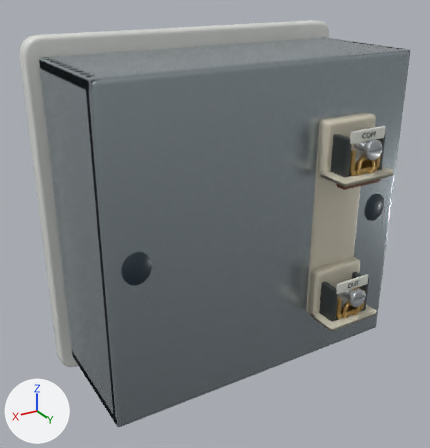
Before and after pictures for a commit that changed the Blender file authoring/blender/models/switch_gang-module-left.blend.
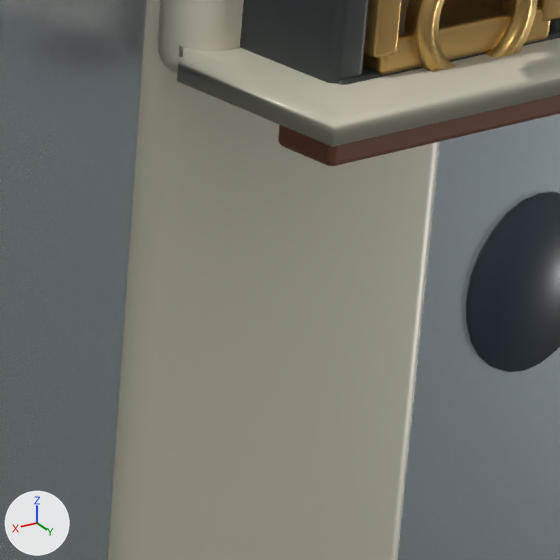
The first picture shows the older version from a 50 mm camera at (1.09, 1.42, 1.296) aimed at (0.279, 0.069, 0.621). The close-ups show the older and then the newer version on the part from 68% to 88% of the width and 37% to 56% of the height of that picture. Only the edits that show in the close-ups are written down. The axes (+X, +Y, +Z) are drawn at lower left. The lights are the same throughout.

Names of what the first close-up shows: 'Brass conductor bed', 'Folded brass current cage', 'Insulated cage side', 'Moulded conductor identification', 'Rear conductor funnel', 'node-10', 'node-3', 'node-33', 'node-35', 'node-39' and 3 more.
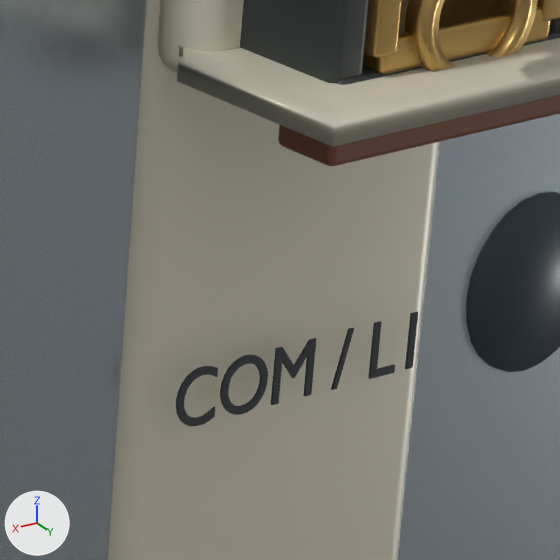
Boxes [x1, y1, x2, y2] around the edits, measured in the close-ups (560 x 560 px):
'mark:COM / L1', added
    after: [176, 312, 418, 426]

Edits to the bpy script that builds the scene:
```text
Add mat_graphite_service_markings:
    mat_graphite_service_markings = principled_material('Graphite service markings')
    mat_graphite_service_markings.base_color = (0.018, 0.025, 0.031)  # dark grey #242c31
    mat_graphite_service_markings.roughness = 0.6
    mat_graphite_service_markings.coat_weight = 0.15
    mat_graphite_service_markings.coat_roughness = 0.25
Add me_moulded_marking_1:
    me_moulded_marking_1.from_pydata(...)  # 3122 vertices, 2879 faces; spans x -0.081..0.075, y -0.013..0.016, z -0.001..0.001
    me_moulded_marking_1.materials.append(mat_graphite_service_markings)  # dark grey #242c31
Add ob_mark_com___l1:
    ob_mark_com___l1 = bpy.data.objects.new('mark:COM / L1', me_moulded_marking_1)
    ob_mark_com___l1.parent = ob_installation_details
    ob_mark_com___l1.location = (0.0, 0.695, -0.3)
    ob_mark_com___l1.rotation_euler = (0.0, 3.142, 0.0)  # degrees (0, 180, 0)
Add ob_installation_details:
    ob_installation_details = bpy.data.objects.new('Installation details', None)
    ob_installation_details.parent = ob_service_access_and_identification
    ob_installation_details.location = (0.0, 0.0, 0.0)
Add ob_service_access_and_identification:
    ob_service_access_and_identification = bpy.data.objects.new('Service access and identification', None)
    ob_service_access_and_identification.parent = ob_electrical_lab_switch_gang_module_left
    ob_service_access_and_identification.location = (0.0, 0.0, 0.0)
    ob_service_access_and_identification.scale = (0.846, 0.931, 0.941)
```
